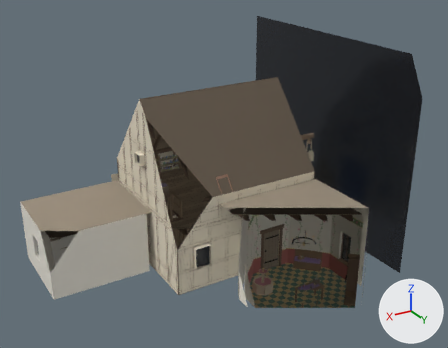
What one commit did to the glTF model game/assets/modelle/innen/parfumeur_innen.glb.
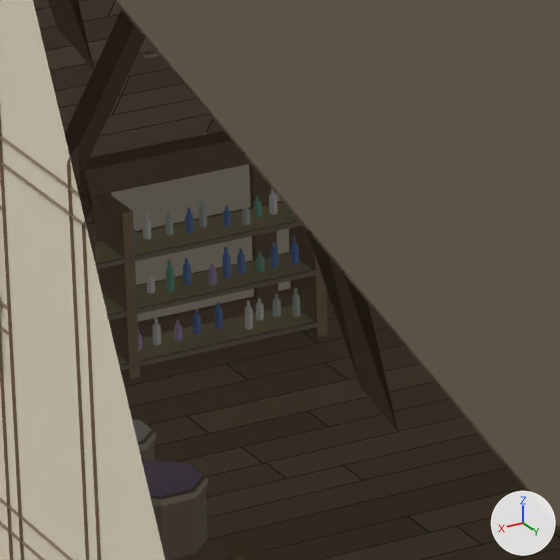
Each version appears first whole from a camera (50 mm lens) standing at (15.17, 26.37, 17.24) and looking at (0.35, 1.69, 4.89), and next in a close-up on the part from 32% to 46% of the width and 38% to 56% of the height. Lighting does not change. The marker at lower right points along +X, +Y and +Z. The last two pictures show the newer version. Everything nearer to the camera than a plane just in front of the edit is cut away. Where no turn or scale is listed for an object, it has been applied to the vertices.

The first close-up shows 'Bedienung_Lager_Koerbe', 'Decke_Lager', 'Decke_Werk', 'Einrichtung_Regale', 'Raum_Lager', 'Tuer_Lager_Werk'.
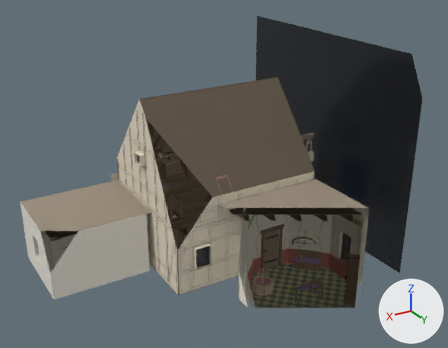
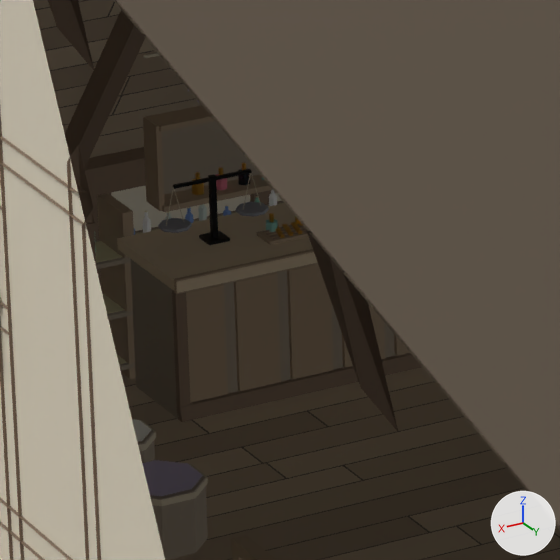
What changed in the scene script:
```text
Add mat_zinn:
    mat_zinn = bpy.data.materials.new('Zinn')
    # nodes: BsdfPrincipled, Mix, OutputMaterial, VertexColor
    # colours: grey #9ea1a8, mixed with the vertex colours
Add mat_gold:
    mat_gold = bpy.data.materials.new('Gold')
    # nodes: BsdfPrincipled, Mix, OutputMaterial, VertexColor
    # colours: orange #dbab45, mixed with the vertex colours
Add mat_glas:
    mat_glas = bpy.data.materials.new('Glas')
    # nodes: BsdfPrincipled, Mix, OutputMaterial, VertexColor
    # colours: black #171c24, mixed with the vertex colours
Add me_einrichtung_ladentheke:
    me_einrichtung_ladentheke.from_pydata(...)  # 672 vertices, 854 faces; spans x -0.1..1.8, y -2.97..-2.15, z 3.45..5.19
    # faces by material slot: [30, 44, 344, 48, 388]
    me_einrichtung_ladentheke.materials.append(mat_eisen)
    me_einrichtung_ladentheke.materials.append(mat_zinn)
    me_einrichtung_ladentheke.materials.append(mat_gold)
    me_einrichtung_ladentheke.materials.append(mat_glas)
    me_einrichtung_ladentheke.materials.append(mat_farben)
Add ob_einrichtung_ladentheke:
    ob_einrichtung_ladentheke = bpy.data.objects.new('Einrichtung_Ladentheke', me_einrichtung_ladentheke)
    ob_einrichtung_ladentheke.location = (0.0, 0.0, 0.0)
```

Pixel boxes (x1, y1, x2, y2) of what changed, in the close-ups (560 x 560 px):
'Einrichtung_Ladentheke', added
    after: (117, 105, 422, 422)
    faces in mat_farben: (117, 105, 422, 422)
    faces in mat_eisen: (173, 169, 252, 245)
    faces in mat_zinn: (158, 202, 269, 233)
    faces in mat_gold: (192, 163, 302, 238)
'Einrichtung_Regale', unchanged, covered by the edit
    before: (94, 188, 328, 379)
    after: (94, 190, 284, 379)
